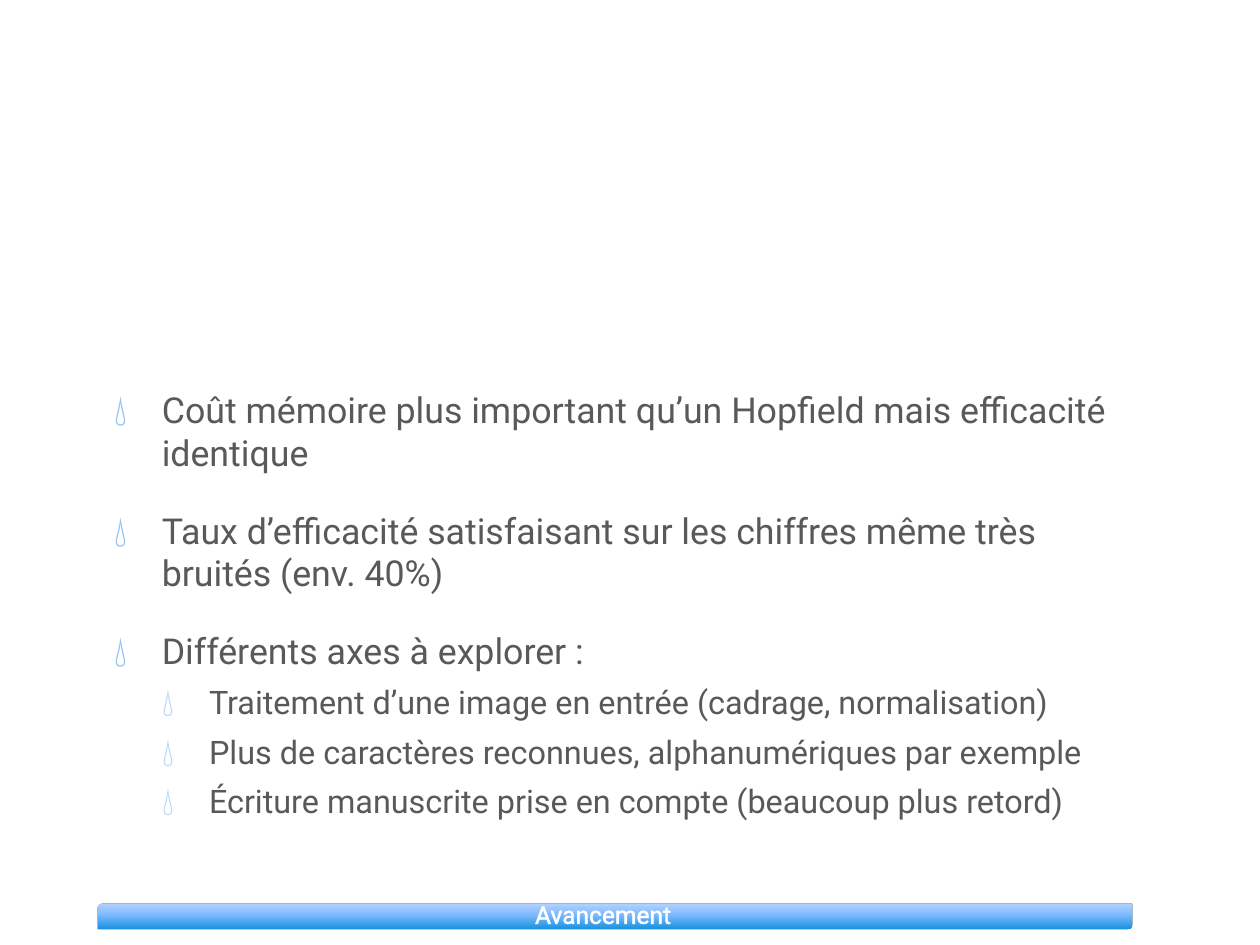
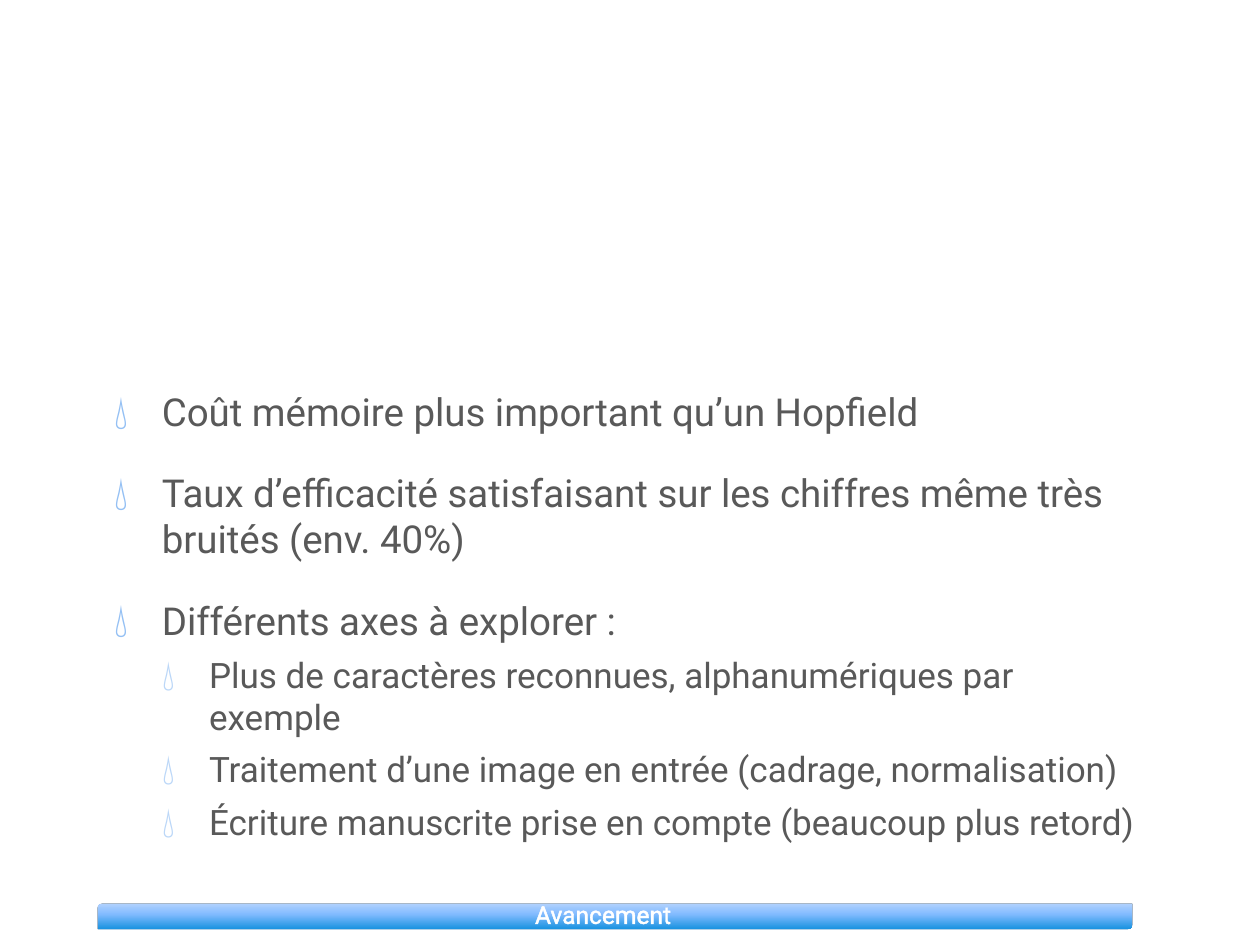
Before and after one commit to Spleeen/Reconnaissance-de-caract-res, a slide deck: slide 8 of docs/Présentation Reconnaissance de caractères.pptx. Drawn at 1260x945 pixels with LibreOffice and Linux fonts; fonts in the diff are those of the drawing; background and template pictures are left out. Boxes give left, top, right and bottom in pixels: in the first picture for what was removed or moved away, otherwise in the second. Text is boxed around its words. In the diff, an @@ line names an element or a change of style, - is before the commit and + after.

```diff
--- a/docs/Présentation Reconnaissance de caractères.pptx
+++ b/docs/Présentation Reconnaissance de caractères.pptx
@@ text at box(162, 396, 919, 434): text changed; size 20.4 to 22 pt @@
-💧 Coût mémoire plus important qu’un Hopfield mais efficacité identique
+💧 Coût mémoire plus important qu’un Hopfield
@@ text at box(162, 477, 1134, 843): size 20.4 to 22 pt in "Taux d’efficacité satisfaisant sur les chiffres même ...", "Différents axes à explorer :"; size 18.5 to 20 pt in "Traitement d’une image en entrée (cadrage, normalisation)", "Écriture manuscrite prise en compte (beaucoup plus ..." @@
@@ text at box(209, 661, 1014, 737): paragraph added @@
+  💧 Plus de caractères reconnues, alphanumériques par exemple
@@ text at box(209, 739, 1082, 771): paragraph removed @@
-  💧 Plus de caractères reconnues, alphanumériques par exemple
```
Also in this commit, not shown: 2 other slides changed, 1 other file.
